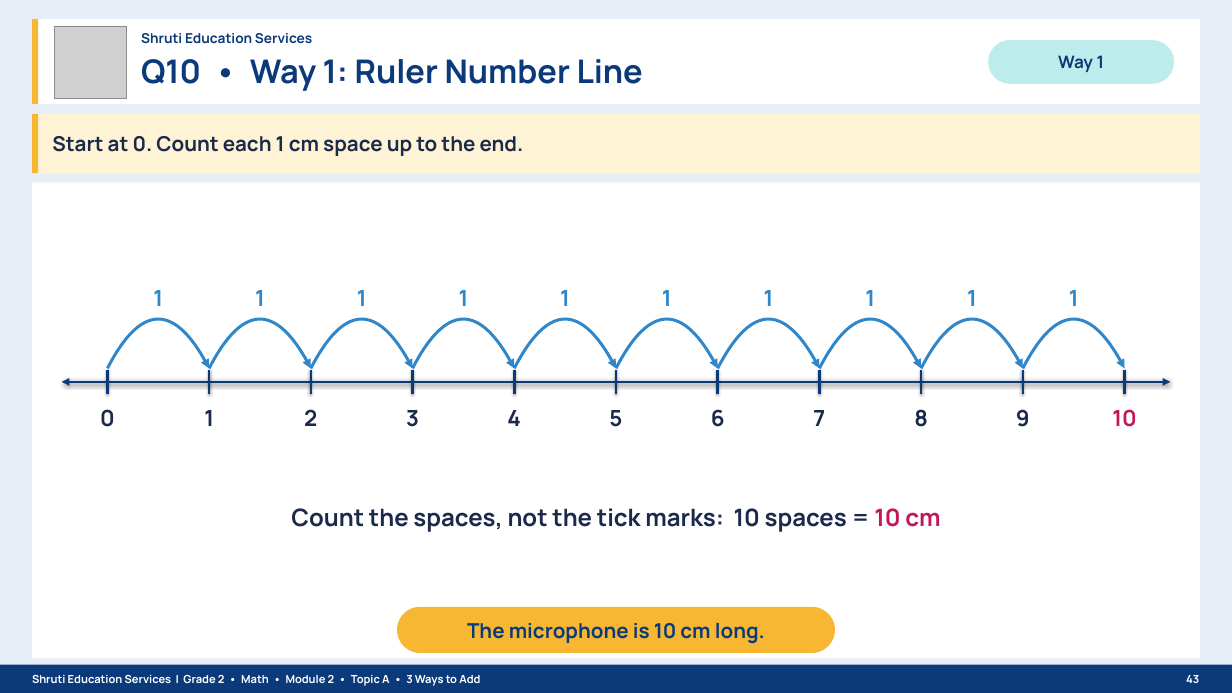
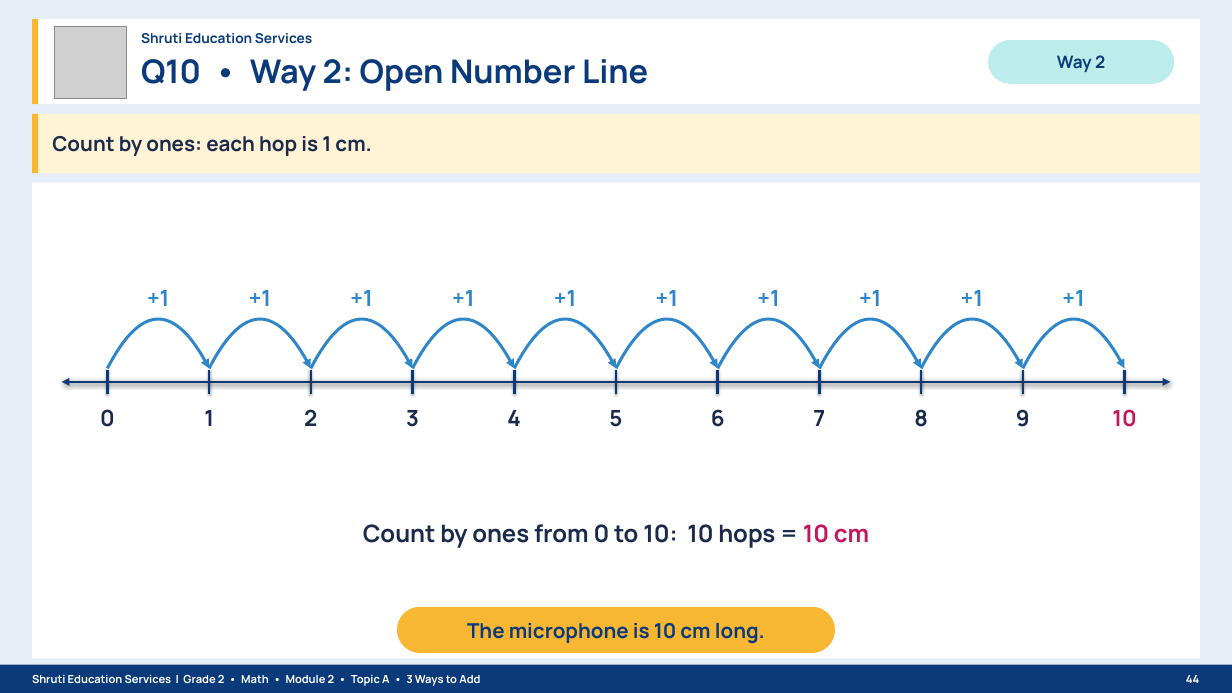
Before and after one commit to naazshru/project-duplication, a slide deck: slide 44 of Grade2_EM2_M2_TopicA_Lessons1-4_3_Ways_to_Add_Shruti_Education_Services.pptx (slide 43 before the commit). Drawn at 1232x693 pixels with LibreOffice and Linux fonts; fonts in the diff are those of the drawing; grey boxes stand for pictures. Boxes give left, top, right and bottom in pixels: in the first picture for what was removed or moved away, otherwise in the second. Text is boxed around its words. In the diff, an @@ line names an element or a change of style, - is before the commit and + after.

```diff
--- a/Grade2_EM2_M2_TopicA_Lessons1-4_3_Ways_to_Add_Shruti_Education_Services.pptx
+++ b/Grade2_EM2_M2_TopicA_Lessons1-4_3_Ways_to_Add_Shruti_Education_Services.pptx
@@ text at [141, 59, 648, 91]: text changed @@
-Q10 • Way 1: Ruler Number Line
+Q10 • Way 2: Open Number Line
@@ text at [1057, 55, 1105, 72]: text changed @@
-Way 1
+Way 2
@@ text at [52, 136, 372, 156]: text changed @@
-Start at 0. Count each 1 cm space up to the end.
+Count by ones: each hop is 1 cm.
@@ text at [147, 290, 169, 306]: text changed @@
-1
++1
@@ text at [249, 290, 271, 306]: text changed @@
-1
++1
@@ text at [350, 290, 372, 306]: text changed @@
-1
++1
@@ text at [452, 290, 474, 306]: text changed @@
-1
++1
@@ text at [554, 290, 576, 306]: text changed @@
-1
++1
@@ text at [656, 290, 678, 306]: text changed @@
-1
++1
@@ text at [757, 290, 779, 306]: text changed @@
-1
++1
@@ text at [859, 290, 881, 306]: text changed @@
-1
++1
@@ text at [961, 290, 983, 306]: text changed @@
-1
++1
@@ text at [1062, 290, 1084, 306]: text changed @@
-1
++1
@@ text at [363, 524, 869, 548]: text changed @@
-Count the spaces, not the tick marks: 10 spaces = 10 cm
+Count by ones from 0 to 10: 10 hops = 10 cm
@@ text at [1186, 675, 1199, 683]: text changed @@
-43
+44
```
Also in this commit, not shown: 30 other slides changed, 10 slides added, 10 slides removed, 1 other file.
